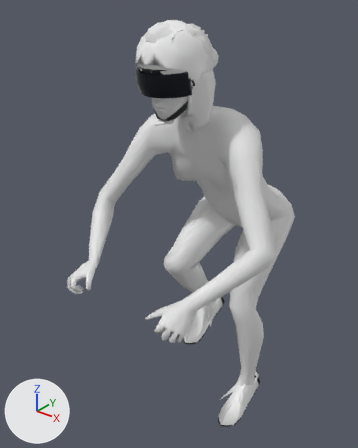
A saved change to the glTF model apps/client/public/models/avatar/rider_female_lod1.glb.
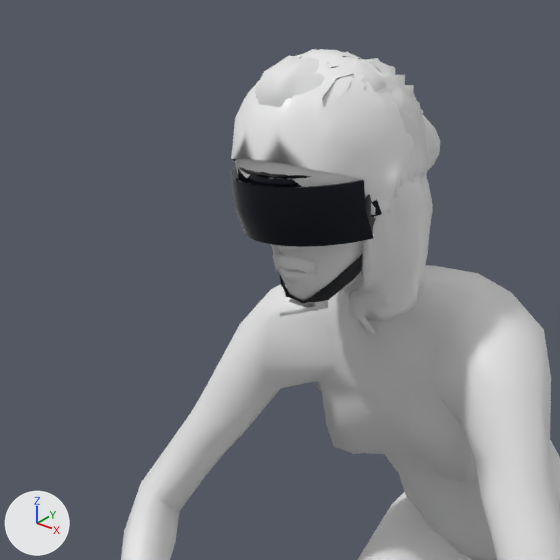
Each version appears first whole from a 50 mm lens placed at (0.926, -1.416, 1.819), pointed at (-0.094, -0.141, 1.029), and next in a close-up on the part from 12% to 74% of the width and 0% to 50% of the height. Arrows for +X, +Y and +Z are at lower left; the lights stay in place. The first two pictures are the older version. Vertices at exactly the same position are counted once.

The scene before the commit, as lines of its bpy script (objects in view):
```python
ob_rider_glasses_lod1 = bpy.data.objects.new('rider_glasses_lod1', me_rider_glasses_lod1)
ob_rider_glasses_lod1.location = (0.0, 0.0, 0.0)
ob_rider_hairs_bob_lod1 = bpy.data.objects.new('rider_hairs_bob_lod1', me_rider_hairs_bob_lod1)
ob_rider_hairs_bob_lod1.location = (0.0, 0.0, 0.0)
ob_rider_helmet_aero_lod1 = bpy.data.objects.new('rider_helmet_aero_lod1', me_rider_helmet_aero_lod1)
ob_rider_helmet_aero_lod1.location = (0.0, 0.0, 0.0)
ob_rider_helmet_lod1 = bpy.data.objects.new('rider_helmet_lod1', me_rider_helmet_lod1)
ob_rider_helmet_lod1.location = (0.0, 0.0, 0.0)
# also in view: 'rider_hairs_long_lod1' at (-0.001, -0.262, 1.567); 'rider_hairs_quiff_lod1' at (0.0, -0.282, 1.613); 'rider_body_lod1' at (0.001, -0.139, 0.92); 'rider_hairs_curls_lod1' at (-0.002, -0.273, 1.611)
```
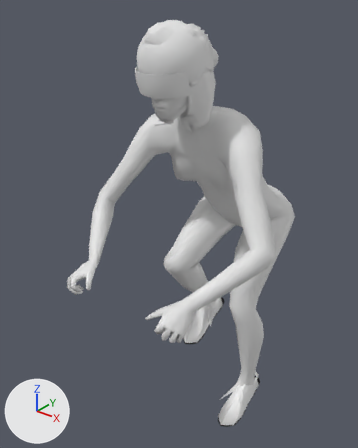
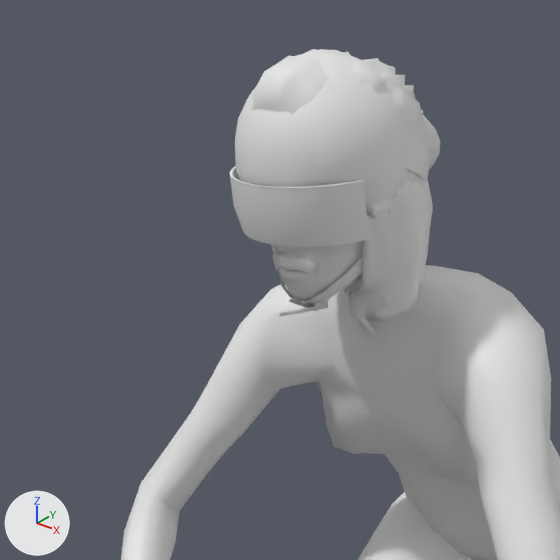
Diff of the bpy script that builds the scene:
```diff
--- a/apps/client/public/models/avatar/rider_female_lod1.glb.py
+++ b/apps/client/public/models/avatar/rider_female_lod1.glb.py
@@ mat_lens @@
 mat_lens = principled_material('lens')
-mat_lens.base_color = (0.0144, 0.0176, 0.0252)  # black #20242c
-mat_lens.metallic = 0.6
-mat_lens.roughness = 0.08
+mat_lens.base_color = (0.8, 0.8, 0.8)  # white #e7e7e7
@@ mat_glasses_frame @@
 mat_glasses_frame = principled_material('glasses_frame')
-mat_glasses_frame.base_color = (0.007, 0.0075, 0.00913)  # black #141518
+mat_glasses_frame.base_color = (0.8, 0.8, 0.8)  # white #e7e7e7
 mat_glasses_frame.roughness = 0.35
@@ mat_helmet @@
 mat_helmet = principled_material('helmet')
-mat_helmet.base_color = (0.905, 0.905, 0.905)  # white #f4f4f4
+mat_helmet.base_color = (0.8, 0.8, 0.8)  # white #e7e7e7
 mat_helmet.roughness = 0.35
@@ mat_helmet_detail @@
 mat_helmet_detail = principled_material('helmet_detail')
-mat_helmet_detail.base_color = (0.0116, 0.0123, 0.016)  # black #1c1d22
+mat_helmet_detail.base_color = (0.8, 0.8, 0.8)  # white #e7e7e7
 mat_helmet_detail.roughness = 0.6
@@ me_rider_glasses_lod1 @@
 # used by ob_rider_glasses_lod1; location = (0.0, 0.0, 0.0)
-me_rider_glasses_lod1.from_pydata(...)  # 256 vertices, 283 faces; spans x -0.09..0.09, y -0.392..-0.244, z 1.559..1.62
+me_rider_glasses_lod1.from_pydata(...)  # 1174 vertices, 2316 faces; spans x -0.079..0.079, y -0.378..-0.227, z 1.538..1.601
+# me_rider_glasses_lod1 part 1: the loose piece of 102 vertices spanning x -0.09..0.088, y -0.392..-0.296, z 1.559..1.614 is rebuilt with 732 vertices and now spans x -0.072..0.072, y -0.375..-0.303, z 1.538..1.598
+# me_rider_glasses_lod1 part 2: 112 vertices removed from x -0.09..0.09, y -0.391..-0.308, z 1.607..1.62
+# other edits to the shape of me_rider_glasses_lod1 do not show in these pictures
 me_rider_glasses_lod1.materials.append(mat_lens)
@@ me_rider_helmet_lod1 @@
 # used by ob_rider_helmet_lod1; location = (0.0, 0.0, 0.0)
-me_rider_helmet_lod1.from_pydata(...)  # 578 vertices, 750 faces; spans x -0.098..0.099, y -0.399..-0.15, z 1.459..1.727
+me_rider_helmet_lod1.from_pydata(...)  # 3314 vertices, 6642 faces; spans x -0.099..0.098, y -0.378..-0.161, z 1.517..1.716
+# me_rider_helmet_lod1 part 3: the loose piece of 100 vertices spanning x -0.092..0.092, y -0.34..-0.247, z 1.459..1.59 is deleted
+# me_rider_helmet_lod1 part 4: 477 vertices removed from x -0.098..0.099, y -0.399..-0.15, z 1.565..1.727; 3054 vertices added at x -0.099..0.098, y -0.378..-0.161, z 1.552..1.716
+# other edits to the shape of me_rider_helmet_lod1 do not show in these pictures
 me_rider_helmet_lod1.materials.append(mat_helmet)
@@ me_rider_helmet_straps_lod1 @@
+me_rider_helmet_straps_lod1.from_pydata(...)  # 486 vertices, 940 faces; spans x -0.08..0.08, y -0.309..-0.216, z 1.455..1.627
+me_rider_helmet_straps_lod1.materials.append(mat_helmet_detail)  # white #e7e7e7
@@ ob_rider_helmet_straps_lod1 @@
+ob_rider_helmet_straps_lod1 = bpy.data.objects.new('rider_helmet_straps_lod1', me_rider_helmet_straps_lod1)
+ob_rider_helmet_straps_lod1.location = (0.0, 0.0, 0.0)
```

What differs and where, as boxes [x1, y1, x2, y2] in the close-ups (560 x 560 px):
'rider_helmet_aero_lod1', recoloured, surface changed (black to white): [230, 53, 430, 304] in both
'rider_helmet_lod1', recoloured, reshaped: before [231, 52, 416, 303]; after [405, 123, 429, 181]
'rider_glasses_lod1', recoloured, surface changed, reshaped (mostly hidden afterwards): before [238, 167, 382, 217]; after [254, 184, 276, 187]
'rider_helmet_straps_lod1', added (mostly hidden): after [313, 277, 362, 304]
part 1 of me_rider_glasses_lod1, rebuilt (not visible afterwards): before [238, 169, 382, 217]
part 2 of me_rider_glasses_lod1, deleted: before [239, 167, 312, 179]
part 3 of me_rider_helmet_lod1, deleted: before [279, 194, 376, 303]
part 4 of me_rider_helmet_lod1, cut back: before [231, 53, 416, 180]; after [406, 167, 429, 181]
